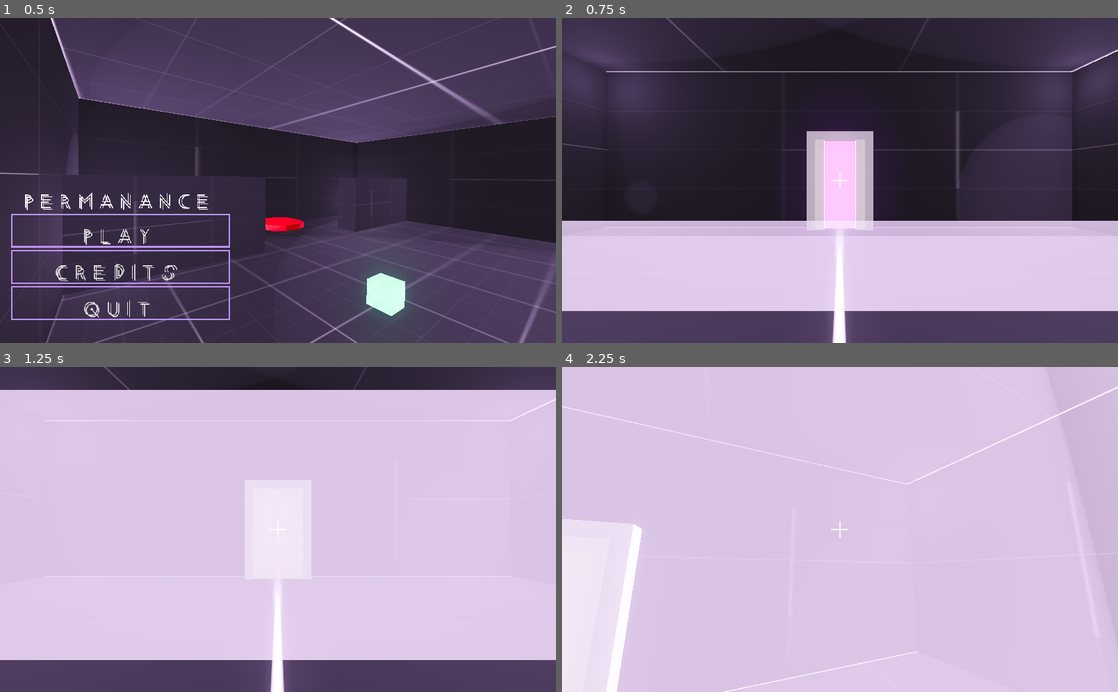
Above: before the commit, frames 1-4 (two rows, left to right).
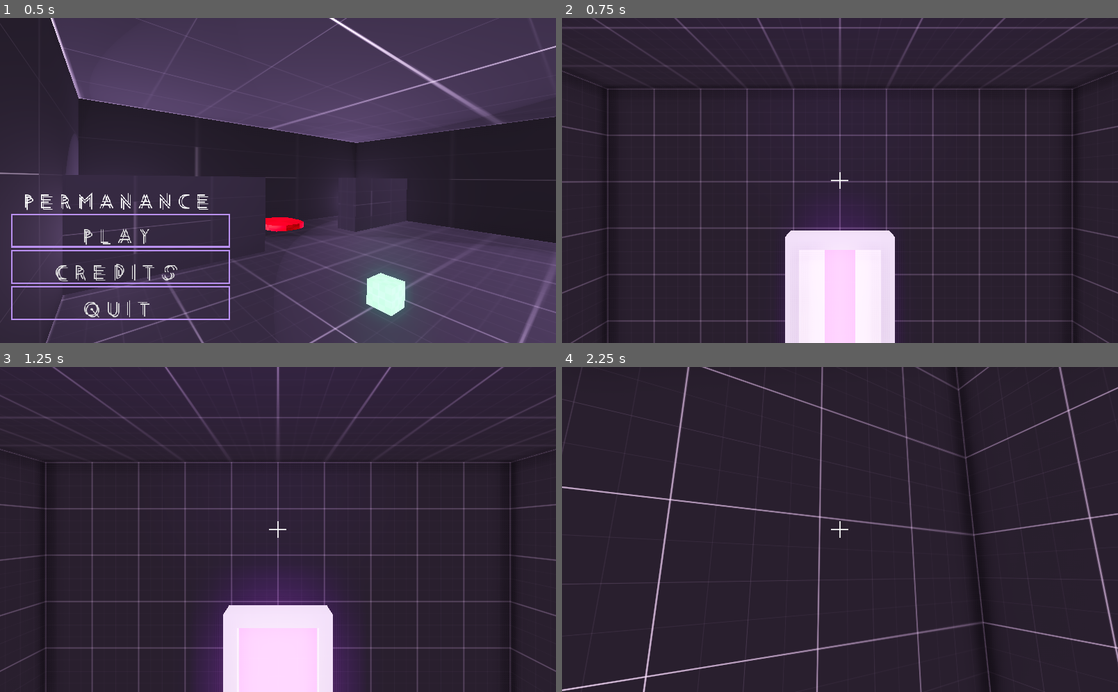
Above: after the commit, the same moments.

Repository: Wowe-Peanut/GetReal
Game: Godot game, scene res://MainMenu.tscn
Two runs of this game, one before a commit and one after it. Both use one fixed random seed, a clock stepped at 60 frames per second and the inputs below.
Inputs (mouse positions are in pixels of both pictures, inside the frame that each line leads up to):
- Up to frame 1 (0.5 s): no input
- Up to frame 2 (0.75 s): click "Play" at 0.5 s
- Up to frame 3 (1.25 s): no input
- Up to frame 4 (2.25 s): move the mouse to (867, 529) at 1.27 s; hold W (move_forward) from 1.28 s (still down); click (867, 529) at 1.35 s; tap Space (jump) at 1.52 s; move the mouse to (812, 529) at 2.02 s; right-click (812, 529) at 2.1 s

Frame 1 is identical in both runs. In frame 2, 51% of the frame differs, in the area x 0-100%, y 0-100%; in frame 3, 91%; in frame 4, 100%.

Commit message:
Connections fixed
🤪

Diff:
--- a/Level1.tscn
+++ b/Level1.tscn
@@ -1,5 +1,19 @@
-[gd_scene load_steps=2 format=2]
+[gd_scene load_steps=4 format=2]
 
 [ext_resource path="res://LevelBase.tscn" type="PackedScene" id=1]
+[ext_resource path="res://Button.tscn" type="PackedScene" id=2]
+[ext_resource path="res://Barrier.tscn" type="PackedScene" id=3]
 
 [node name="Level1" instance=ExtResource( 1 )]
+
+[node name="Button" parent="Buttons" index="0" instance=ExtResource( 2 )]
+transform = Transform( 1, 0, 0, 0, 1, 0, 0, 0, 1, -5.438, -5.24118, 4.61625 )
+unlocks = false
+connection = 1
+
+[node name="Door" parent="Barriers" index="0"]
+connection = 1
+
+[node name="Barrier" parent="Barriers" index="1" instance=ExtResource( 3 )]
+transform = Transform( 1, 0, 0, 0, 1, 0, 0, 0, 1, 0, -6.89756, 0 )
+start_locked = true
--- a/Main.gd
+++ b/Main.gd
@@ -16,14 +16,15 @@
 func _on_button_triggered():
 	#Connect buttons
 	for i in range(len(connections)):
-		var unlock = true
+		var button_count = 0
+		var change = true
 		for button in get_node("Buttons").get_children():
 			if button.connection == i:
-				unlock = unlock and (button.triggered == button.unlocks)
-
-		if unlock:
+				change = change and (button.triggered == button.unlocks)
+				button_count += 1
+		if button_count > 0:
 			for c in connections[i]:
-				c.unlock()
-		else:
-			for c in connections[i]:
-				c.lock()
+				if c.locked:
+					c.unlock()
+				else:
+					c.lock()
--- a/MainMenu.tscn
+++ b/MainMenu.tscn
@@ -56,8 +56,7 @@
 "values": [ Vector3( 13.5812, 4.43043, -4.92138 ) ]
 }
 
-[sub_resource type="Animation" id=8]
-resource_name = "move"
+[sub_resource type="Animation" id=9]
 length = 16.0
 tracks/0/type = "value"
 tracks/0/path = NodePath("Camera:translation")
@@ -247,8 +246,8 @@
 
 [node name="AnimationPlayer" type="AnimationPlayer" parent="Camera"]
 root_node = NodePath("../..")
-anims/RESET = SubResource( 7 )
-anims/move = SubResource( 8 )
+anims/RESET = SubResource( 8 )
+anims/move = SubResource( 9 )
 
 [node name="Menu" type="CanvasLayer" parent="."]
 
--- a/MenuButtons.gd
+++ b/MenuButtons.gd
@@ -17,7 +17,7 @@
 	credits_panel.visible = false
 
 func _on_play_pressed():
-	get_tree().change_scene("res://Main.tscn")
+	get_tree().change_scene("res://Level1.tscn")
 
 func _on_credits_pressed():
 	credits_panel.visible = !credits_panel.visible
--- a/Player.gd
+++ b/Player.gd
@@ -59,7 +59,7 @@
 
 	if Input.is_action_just_pressed("use"):
 		var new_box = BOX.instance()
-		get_tree().root.get_node("Main/Boxes").add_child(new_box)
+		get_parent().get_node("Boxes").add_child(new_box)
 
 
 	if is_instance_valid(held_object) and held_object:
Not shown: 3 places in LevelBase.tscn that only renumber resources
Not shown: 19 places in MainMenu.tscn that only renumber resources
